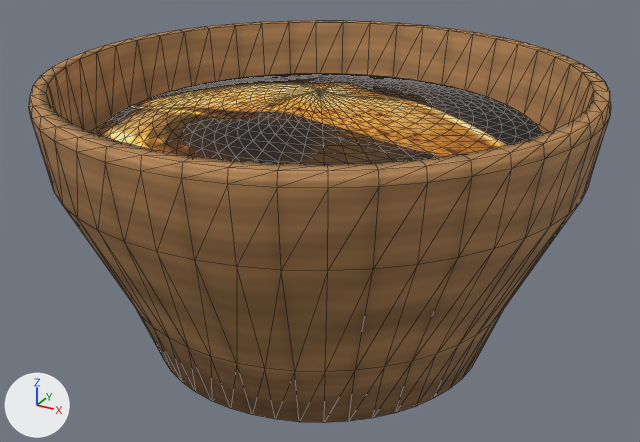
A saved change to the glTF model public/models/filter-kaapi.glb.
Both versions are drawn from a 50 mm lens placed at (0.09, -0.1637, 0.1116), pointed at (0.0004, -0.0008, 0.0301). Lighting does not change. The marker at lower left points along +X, +Y and +Z. The older version comes first. Mesh edges are drawn as thin lines. Where no turn or scale is listed for an object, it has been applied to the vertices. Vertices at exactly the same position are counted once.

In view in the first picture: 'BambooBowl', 'FoodMound'.
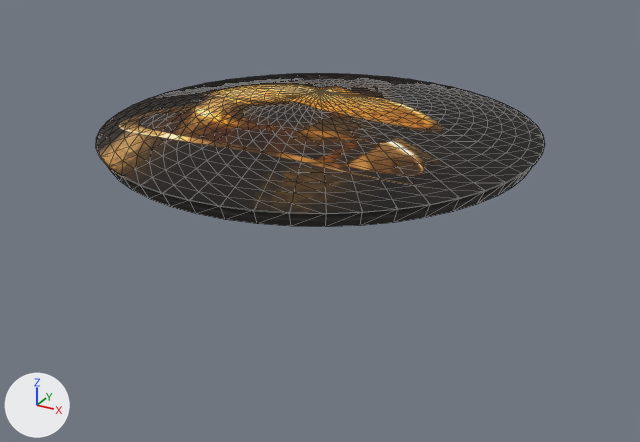
The newer file is also rescaled (x1.25), turned or shifted as a whole; pictures and numbers use the older file's frame.

Changed parts and their boxes (x1, y1, x2, y2) in the pictures (640 x 442 px):
```json
{"object": "BambooBowl", "change": "deleted", "before": [29, 20, 611, 423]}
{"object": "DishBase", "change": "added", "after": [108, 167, 532, 227]}
{"part": 1, "of": "me_foodmound", "change": "surface changed", "before": [98, 73, 543, 165], "after": [96, 73, 545, 214]}
```

Scene script edits in JSON lines:
```json
{"op": "add", "block": "mat_darkbacking", "code": ["mat_darkbacking = principled_material('DarkBacking')", "mat_darkbacking.base_color = (0.06, 0.055, 0.05)  # dark grey #45423f", "mat_darkbacking.metallic = 0.02", "mat_darkbacking.roughness = 0.9"]}
{"block": "me_foodmound", "where": "# used by ob_foodmound; location = (0.0, 0.0, 0.0)"}
{"op": "remove", "block": "me_foodmound", "code": "me_foodmound.from_pydata(...)  # 791 vertices, 1536 faces; spans x -0.048..0.048, y -0.048..0.048, z 0.052..0.0607"}
{"op": "add", "block": "me_foodmound", "code": "me_foodmound.from_pydata(...)  # 791 vertices, 1536 faces; spans x -0.048..0.048, y -0.048..0.048, z 0.052..0.0605"}
{"block": "me_foodmound", "change": "me_foodmound part 1: texture (UV) coordinates of 1536 of 1536 faces, centred in x -0.0469..0.0469, y -0.0469..0.0469, z 0.0522..0.0606, changed; they spanned u 0.3..0.7, v 0.3..0.7 and now span u 0.16..0.84, v 0.16..0.84"}
{"block": "me_foodmound", "change": "edits to the shape of me_foodmound do not show in these pictures"}
{"op": "add", "block": "me_dishbase", "code": ["me_dishbase = bpy.data.meshes.new('DishBase')", "me_dishbase.from_pydata(...)  # 100 vertices, 192 faces; spans x -0.0478..0.0478, y -0.0478..0.0478, z 0.0..0.0032", "me_dishbase.materials.append(mat_darkbacking)  # dark grey #45423f"]}
{"op": "remove", "block": "ob_bamboobowl", "code": ["ob_bamboobowl = bpy.data.objects.new('BambooBowl', me_bamboobowl)", "ob_bamboobowl.location = (0.0, 0.0, 0.0)"]}
{"op": "add", "block": "ob_dishbase", "code": ["ob_dishbase = bpy.data.objects.new('DishBase', me_dishbase)", "ob_dishbase.location = (0.0, 0.0, 0.0488)"]}
```
